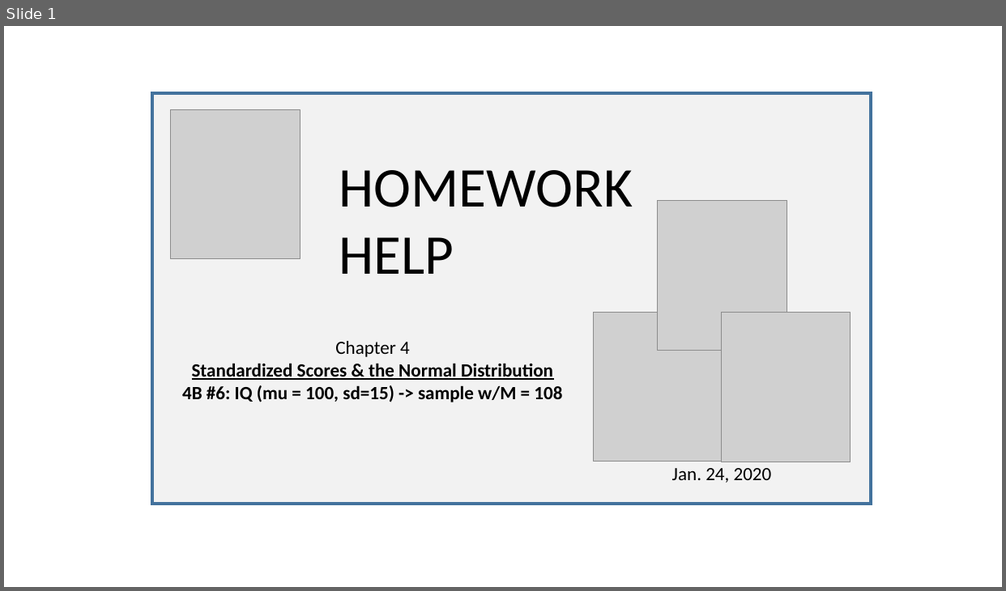
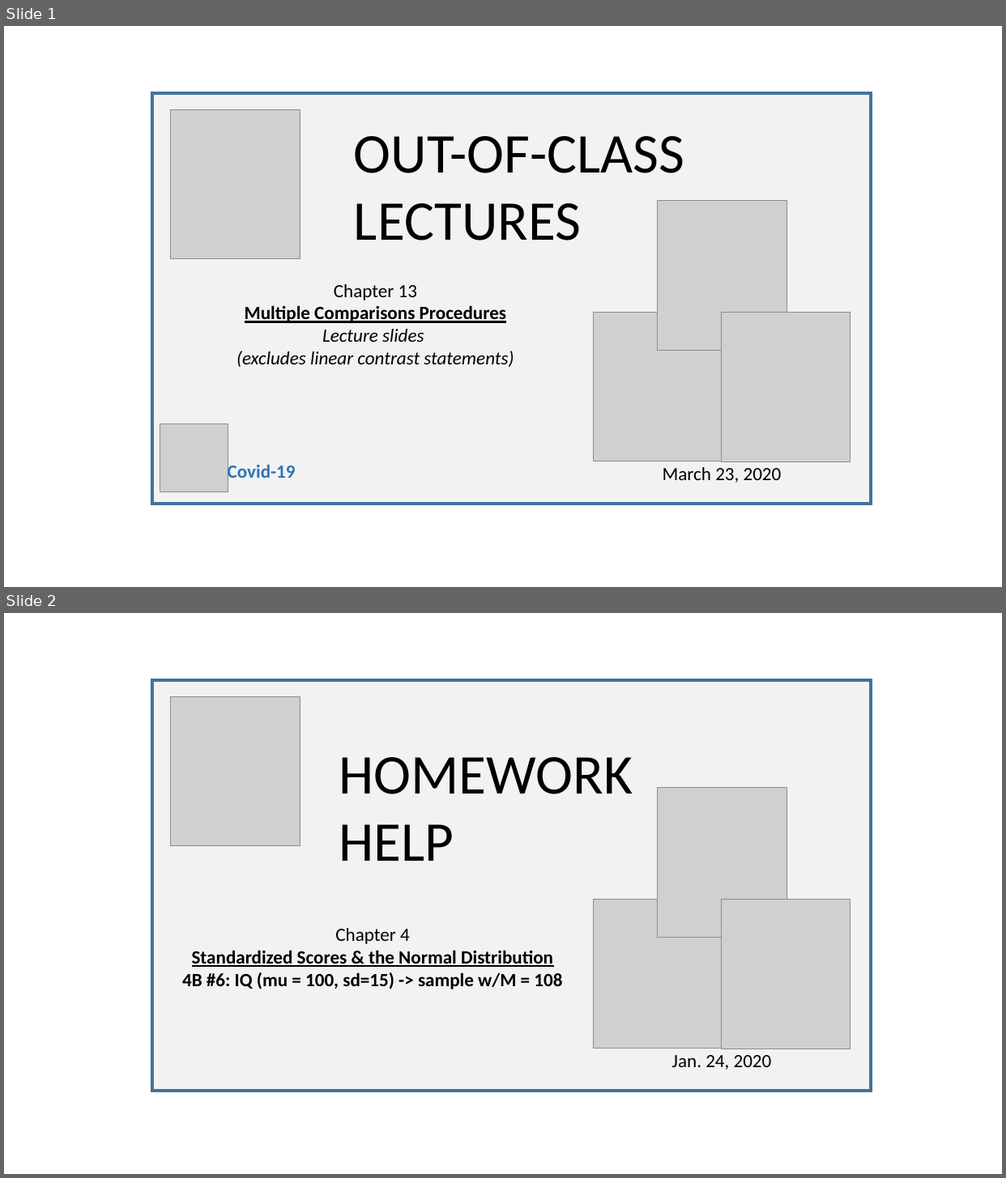
Before and after one commit to SarBearSchwartz/SarBearSchwartz.github.io, a slide deck: public/img/youtube_thumbnails/video_thumbnail_building.pptx. Shown one above the other, each under a label of ours: slide 1 before the commit, slides 1 and 2 after it. The pictures are 1006x591 and 1006x1178 pixels, drawn with LibreOffice and Linux fonts; fonts in the diff are those of the drawing; grey boxes stand for pictures. Boxes give left, top, right and bottom in pixels: in the first picture for what was removed or moved away, otherwise in the second. Text is boxed around its words. In the diff, an @@ line names an element or a change of style, - is before the commit and + after.

Commit message:
last few slides

```diff
--- a/public/img/youtube_thumbnails/video_thumbnail_building.pptx
+++ b/public/img/youtube_thumbnails/video_thumbnail_building.pptx
@@ slide 1 added at (4, 26, 1002, 587), background #FFFFFF @@
@@ rectangle added at (152, 93, 871, 504), fill #F2F2F2, outline #43739E 3 pt @@
@@ picture added at (171, 110, 300, 259) @@
@@ text added at (354, 136, 684, 241), 54 pt, text #000000 @@
+OUT-OF-CLASS LECTURES
@@ picture added at (658, 201, 787, 351) @@
@@ text added at (236, 284, 513, 367), 18 pt, text #000000, italic @@
+Chapter 13
+Multiple Comparisons Procedures
+Lecture slides
+(excludes linear contrast statements)
@@ picture added at (593, 312, 722, 462) @@
@@ picture added at (721, 313, 850, 463) @@
@@ picture added at (160, 425, 228, 492) @@
@@ text added at (228, 463, 296, 484), 18 pt, text #2E75B6, bold @@
+Covid-19
@@ text added at (663, 467, 782, 483), 18 pt, text #000000 @@
+March 23, 2020
@@ what was slide 1 is now slide 2 @@
```
Also in this commit, not shown: 7 other files.
